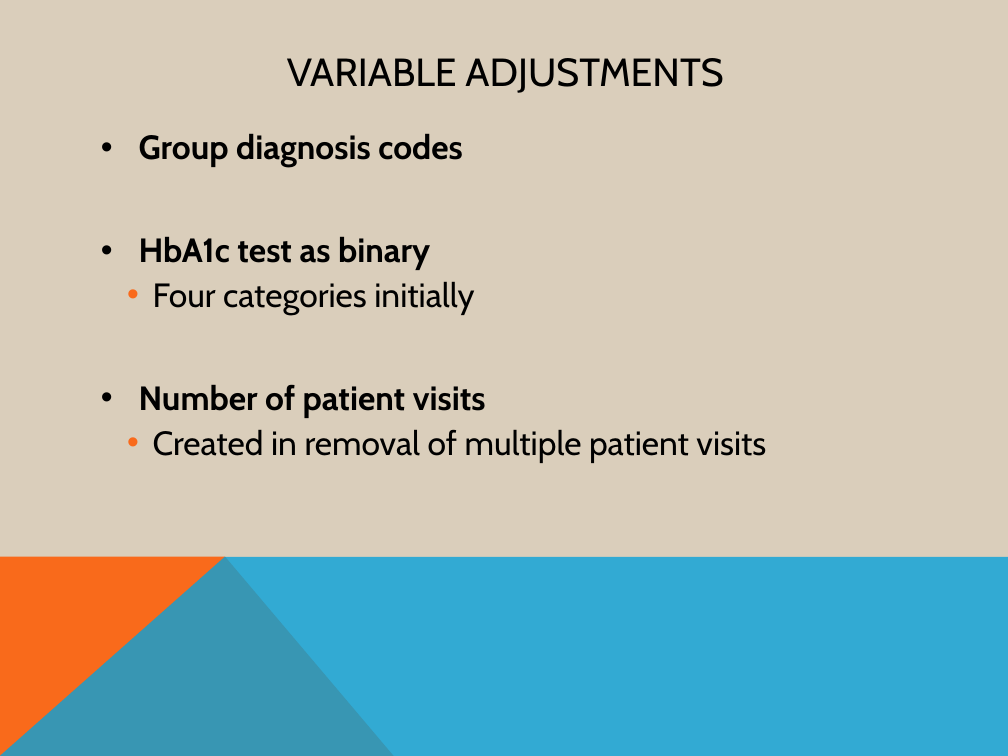
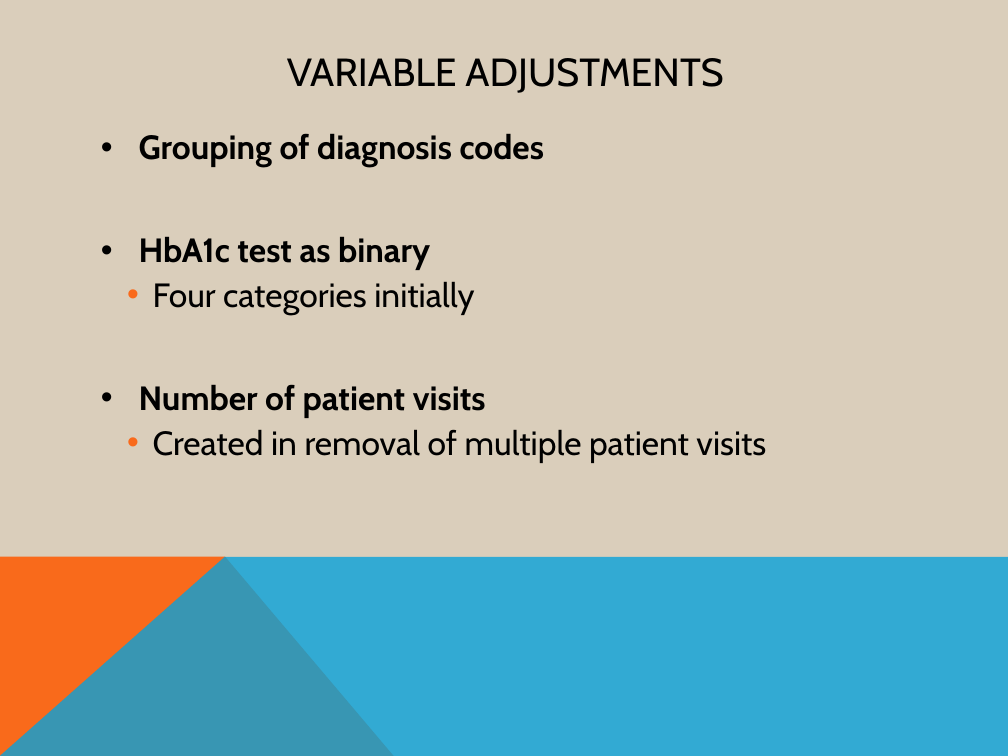
Before and after one commit to AOlden/sb-projects, a slide deck: slide 5 of diabetes_readmission/CP1_deck.pptx. Drawn at 1008x756 pixels with LibreOffice and Linux fonts; fonts in the diff are those of the drawing. Boxes give left, top, right and bottom in pixels: in the first picture for what was removed or moved away, otherwise in the second. Text is boxed around its words. In the diff, an @@ line names an element or a change of style, - is before the commit and + after.

```diff
--- a/diabetes_readmission/CP1_deck.pptx
+++ b/diabetes_readmission/CP1_deck.pptx
@@ text at (x1=139, y1=133, x2=545, y2=168): text changed @@
-• Group diagnosis codes
+• Grouping of diagnosis codes
```
Also in this commit, not shown: 9 other slides changed.
